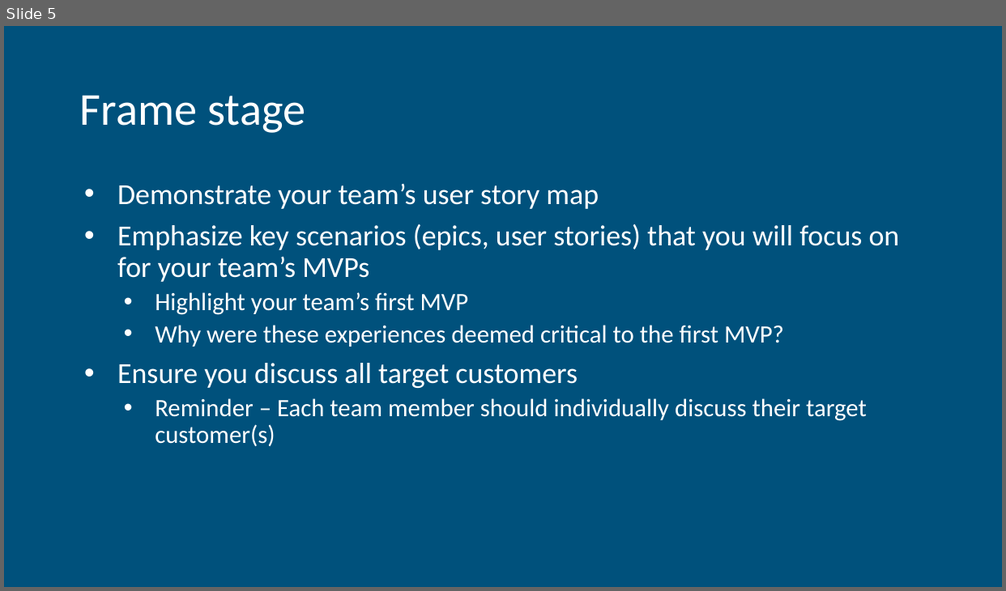
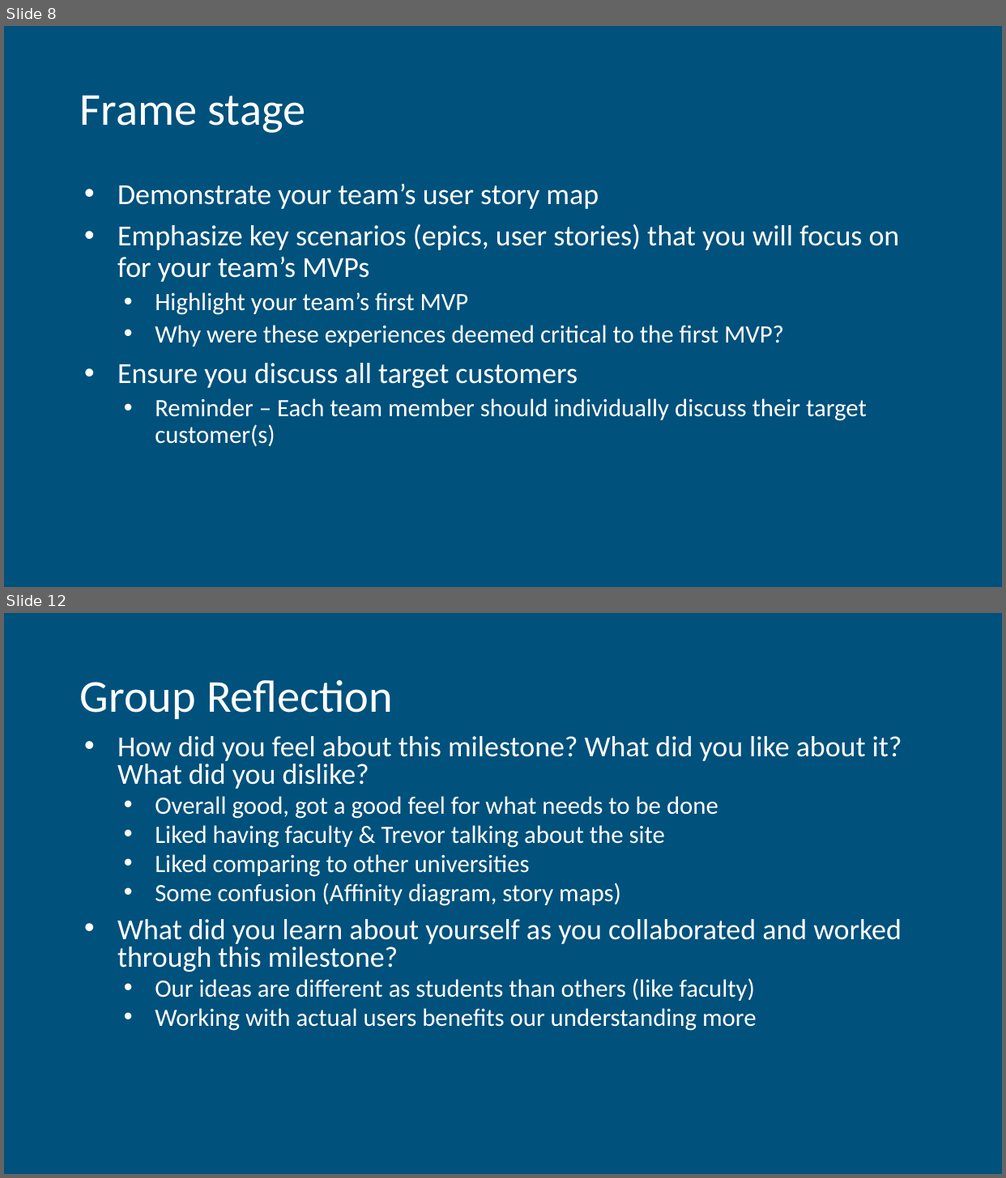
Before and after one commit to EvanGeissler/ENSE-471-UI-Project-CodeBreakers, a slide deck: Milestone 1/Milestone 1 Report Out.pptx. Shown one above the other, each under a label of ours: slide 5 before the commit, slides 8 and 12 after it; the slides between them are not shown. The pictures are 1006x591 and 1006x1178 pixels, drawn with LibreOffice and Linux fonts; fonts in the diff are those of the drawing. Boxes give left, top, right and bottom in pixels: in the first picture for what was removed or moved away, otherwise in the second. Text is boxed around its words. In the diff, an @@ line names an element or a change of style, - is before the commit and + after.

Commit message:
Milestone 1 Report Out Added

```diff
--- a/Milestone 1/Milestone 1 Report Out.pptx
+++ b/Milestone 1/Milestone 1 Report Out.pptx
@@ slide 12 added at [4,613,1002,1174], background #00517C @@
@@ title added at [80,680,393,719], 44 pt, text #FFFFFF @@
+Group Reflection
@@ text added at [117,736,902,1031], 24 pt, text #FFFFFF @@
+• How did you feel about this milestone? What did you like about it? What did you dislike?
+  • Overall good, got a good feel for what needs to be done
+  • Liked having faculty & Trevor talking about the site
+  • Liked comparing to other universities
+  • Some confusion (Affinity diagram, story maps)
+• What did you learn about yourself as you collaborated and worked through this milestone?
+  • Our ideas are different as students than others (like faculty)
+  • Working with actual users benefits our understanding more
@@ what was slide 5 is now slide 8 @@
```
Also in this commit, not shown: 2 slides changed, 7 other slides added, 3 slides removed, 1 other file.
